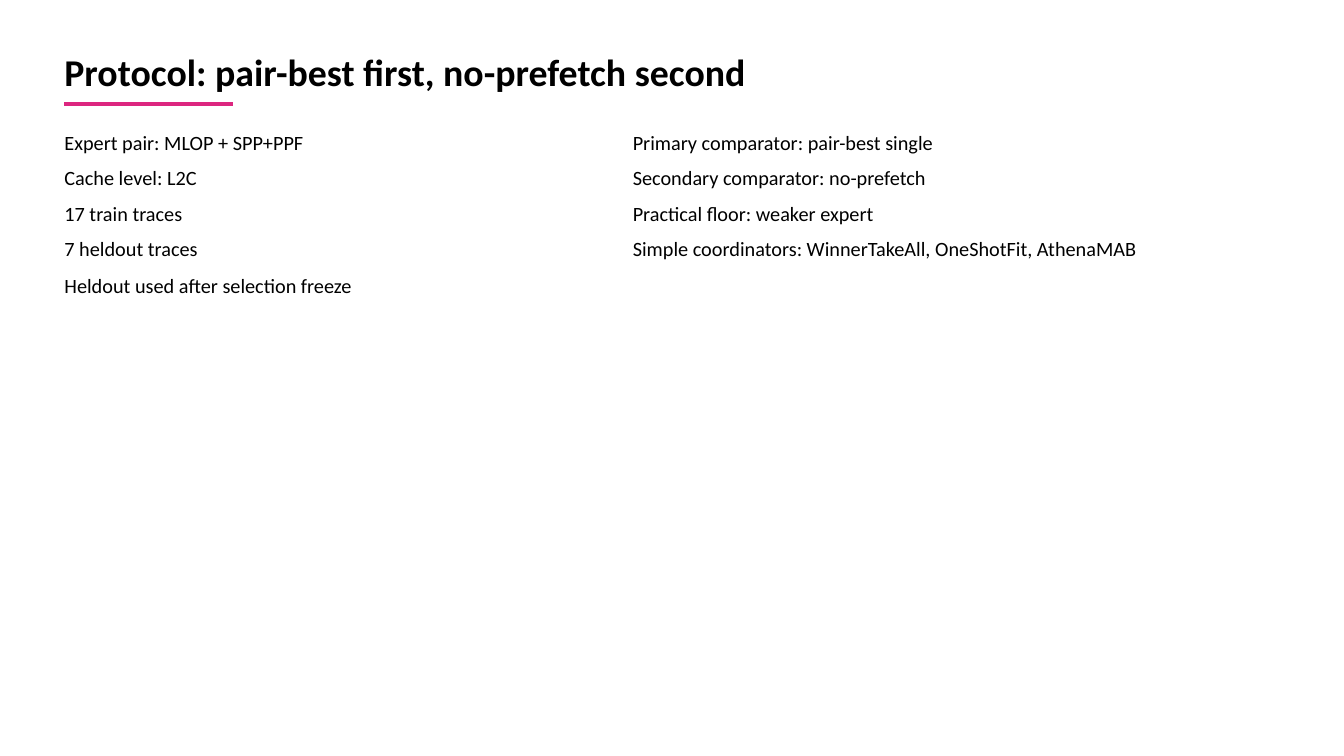
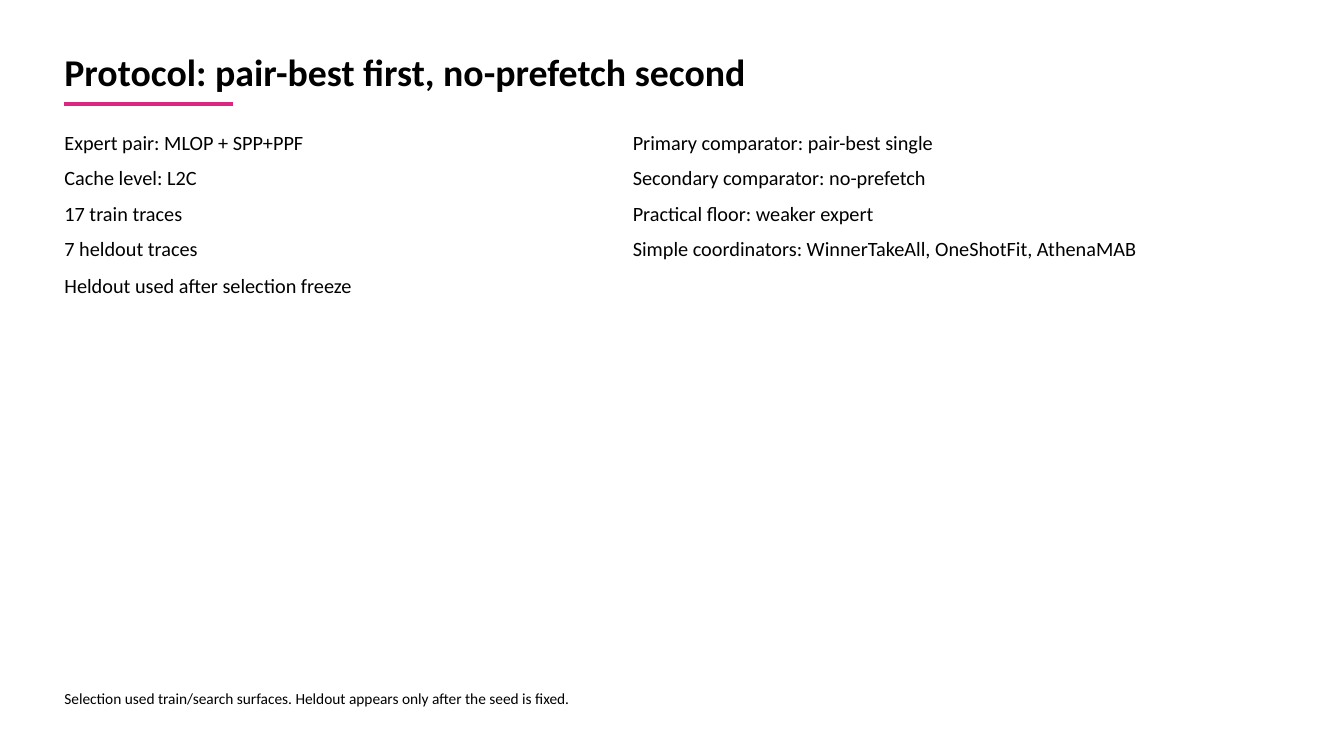
Before and after one commit to GithuBarry/Mixture-of-Prefetchers, a slide deck: slide 3 of slides/mop_stage2_final/output/output.pptx. Drawn at 1344x756 pixels with LibreOffice and Linux fonts; fonts in the diff are those of the drawing. Boxes give left, top, right and bottom in pixels: in the first picture for what was removed or moved away, otherwise in the second. Text is boxed around its words. In the diff, an @@ line names an element or a change of style, - is before the commit and + after.

```diff
--- a/slides/mop_stage2_final/output/output.pptx
+++ b/slides/mop_stage2_final/output/output.pptx
@@ text added at bbox=[64, 693, 569, 707], 16.5 pt, text #000000 @@
+Selection used train/search surfaces. Heldout appears only after the seed is fixed.
```
Also in this commit, not shown: 7 other slides changed, 11 other files.
